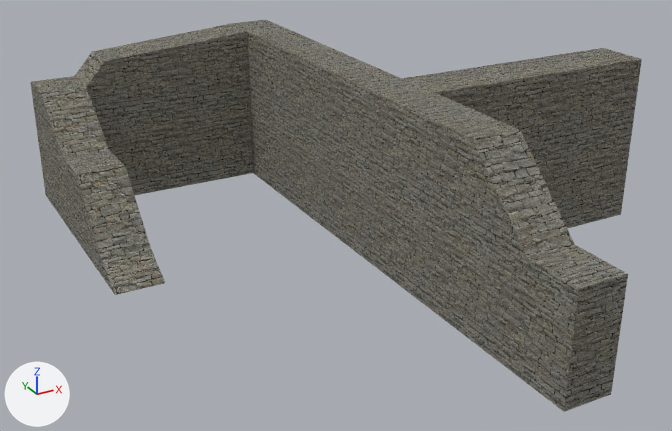
Two versions of the Blender file MastersOfMana/Assets/Models/WallComplex1.blend, one commit apart.
Camera for both pictures: a 50 mm camera at (-9.59, -15.03, 8.78) aimed at (-0.94, 0.69, 0.92). The axes (+X, +Y, +Z) are drawn at lower left. The lights are the same throughout.

The first picture shows 'WallComplex'.
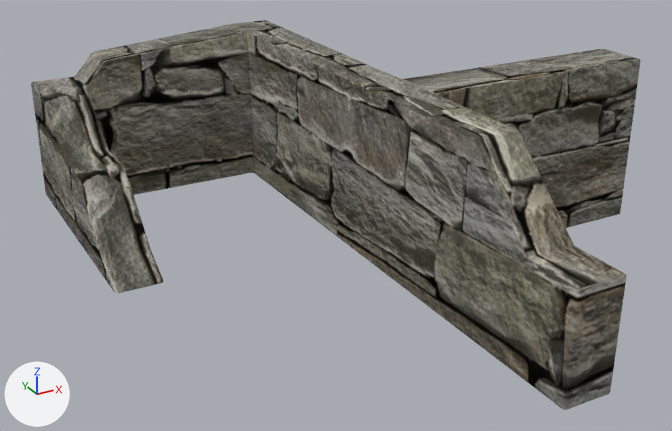
Pixel boxes [x1, y1, x2, y2] of what changed, in the pictures (672 x 431 px; the box of a moved part takes in the faces that stretch with it):
'WallComplex', reshaped, modifiers changed: before [30, 20, 642, 412]; after [31, 20, 641, 410]
part 1 of me_cube, moved or reshaped: before [102, 249, 165, 295]; after [102, 250, 163, 293]
part 2 of me_cube, shading changed: [31, 20, 640, 409] in both

The edits, one by one:
me_cube is used by ob_wallcomplex; location (0.0, 0.0, 0.0).
Verts and faces of me_cube; kept vertices keep their numbers, new ones are numbered from 60.
Before the commit, vertices of me_cube: 48 (-4.57, 1.98, 0.0), 49 (-4.57, 1.98, 0.44) at pixel (151, 249), 50 (-5.6, 1.98, 0.0) at pixel (103, 279), 51 (-5.6, 1.98, 0.44) at pixel (101, 259), 56 (-4.57, 1.21, 0.0) at pixel (165, 283).
Before the commit, vertices of me_cube: 57 (-4.57, 1.21, 0.01) at pixel (165, 282), 58 (-5.6, 1.21, 0.0) at pixel (114, 295), 59 (-5.6, 1.21, 0.01) at pixel (114, 294).
me_cube had 60 vertices, 58 faces and spanned x -5.6..5.96, y -6.0..7.07, z 0.0..3.72.
me_cube now has 58 vertices, 57 faces and spans x -5.6..5.96, y -6.0..7.07, z 0.0..3.72.
Part 1, on me_cube:
Vertices deleted: 57, 59 (with the faces that use them).
New faces: (49, 51, 58, 56), (48, 49, 56), (50, 58, 51).
me_cube part 2: 54 kept faces spanning x -5.6..5.96, y -6.0..7.07, z 0.0..3.72 are now shaded smooth.
Object 'WallComplex' (ob_wallcomplex) gains a BEVEL modifier named 'Bevel'.
Modifier setting: width = 0.046.
Modifier setting: width_pct = 0.046.
Modifier setting: segments = 2.
Modifier setting: limit_method = 'NONE'.
Modifier setting: spread = 0.0.
